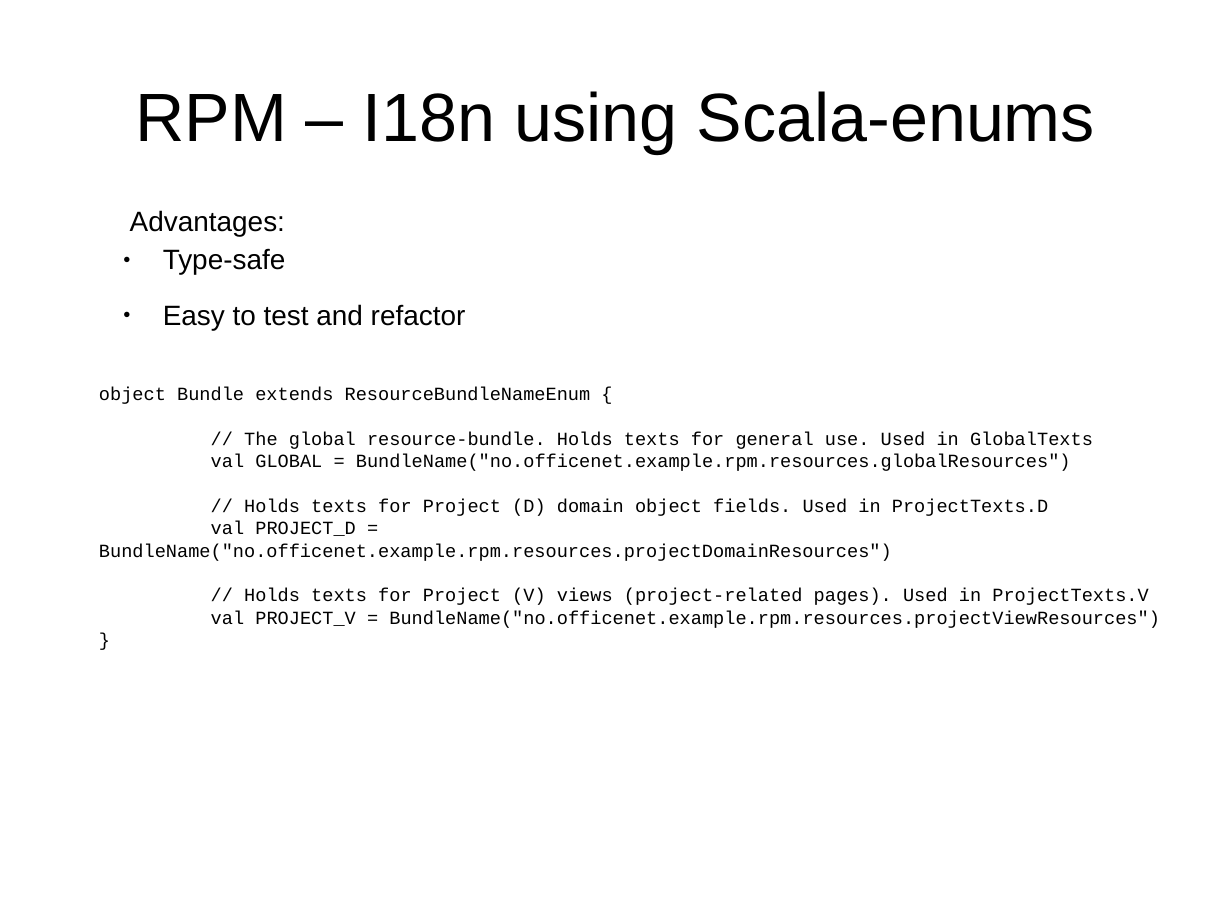
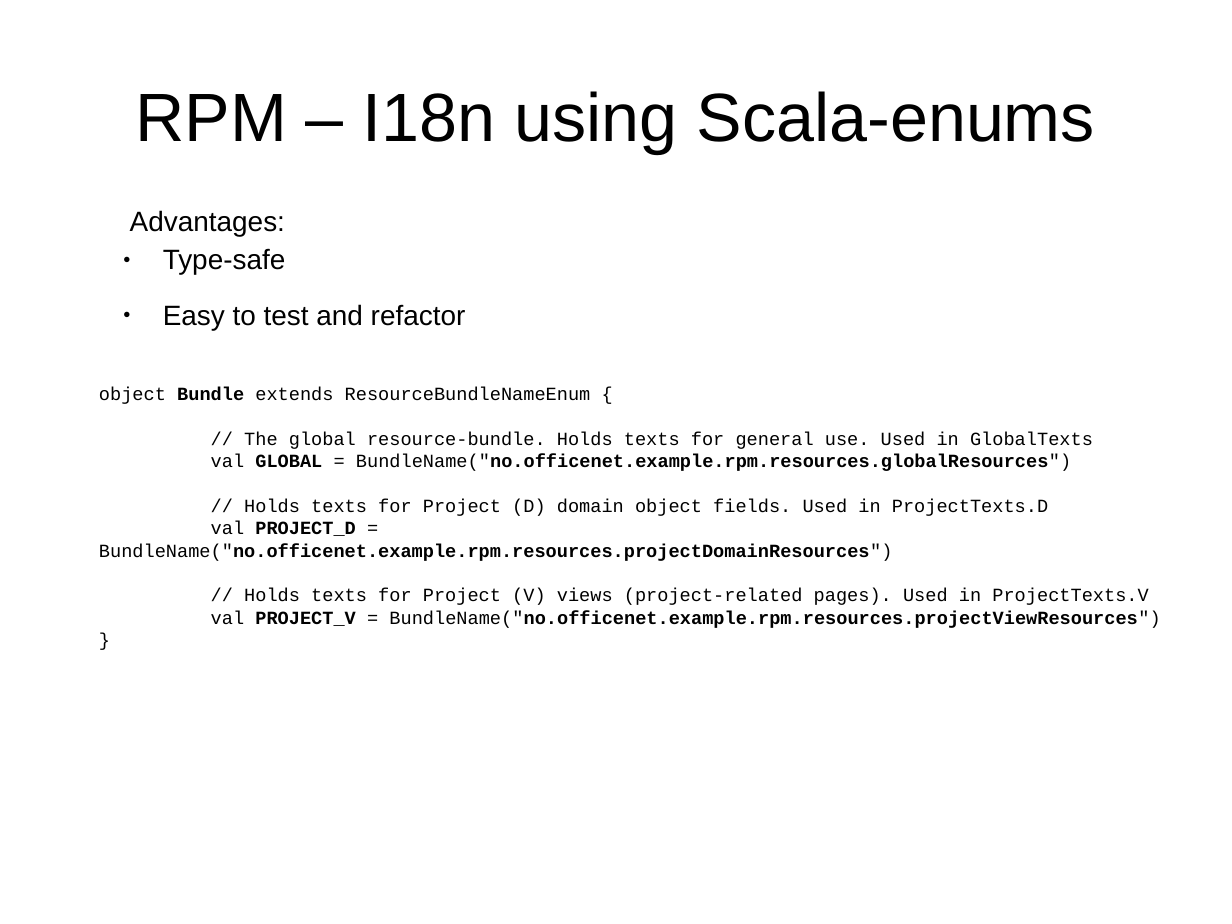
Before and after one commit to andreak/slol-2011, a slide deck: slide 29 of Scala-LiftOff-2011-lift-from-jee-perspective.odp. Drawn at 1232x924 pixels with LibreOffice and Linux fonts; fonts in the diff are those of the drawing. Boxes give left, top, right and bottom in pixels: in the first picture for what was removed or moved away, otherwise in the second. Text is boxed around its words. In the diff, an @@ line names an element or a change of style, - is before the commit and + after.

```diff
--- a/Scala-LiftOff-2011-lift-from-jee-perspective.odp
+++ b/Scala-LiftOff-2011-lift-from-jee-perspective.odp
@@ text at (99,387,1160,628): bold on in "Bundle", "GLOBAL BundleName("no.officenet.example.rpm.resources.global ...", "PROJECT_D BundleName("no.officenet.example.rpm.resources.pro ...", "PROJECT_V BundleName("no.officenet.example.rpm.resources.pro ..." @@
```
Also in this commit, not shown: 4 other slides changed.
